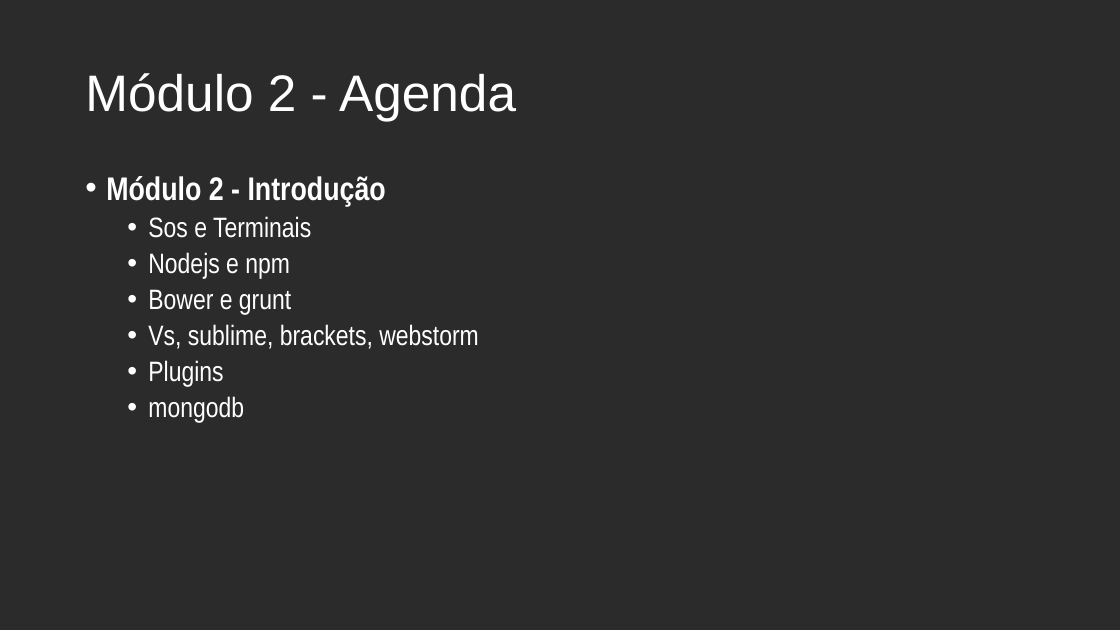
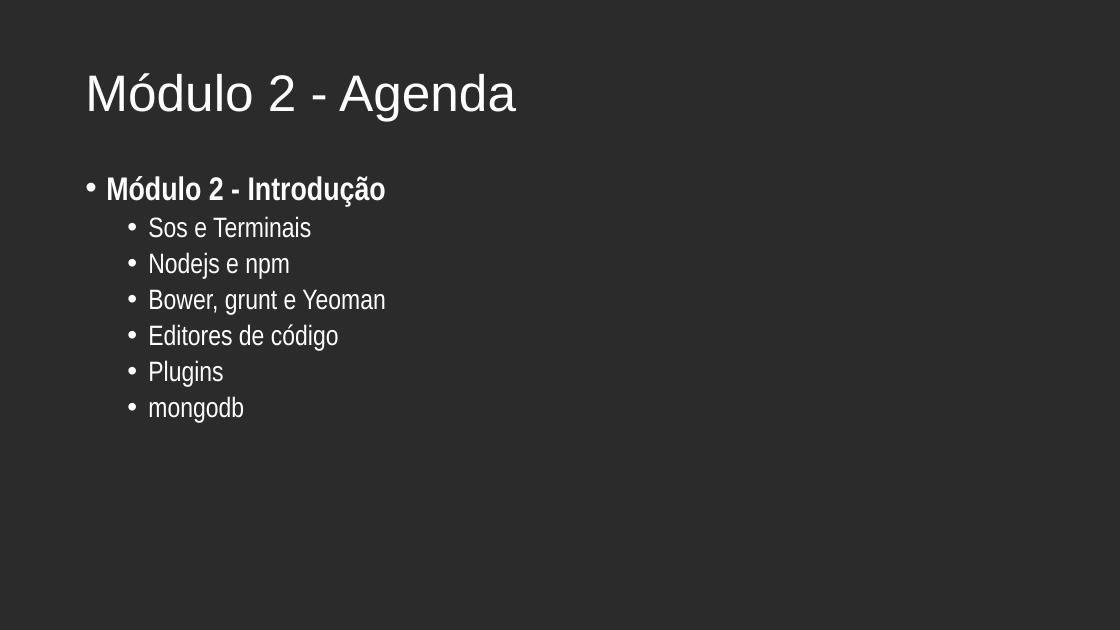
Before and after one commit to andrebaltieri/5485, a slide deck: slide 2 of ppts/Modulo 2/5485 - M02A01.pptx. Drawn at 1120x630 pixels with LibreOffice and Linux fonts; fonts in the diff are those of the drawing; background and template pictures are left out; a plain dark background stands for a picture behind light text. Boxes give left, top, right and bottom in pixels: in the first picture for what was removed or moved away, otherwise in the second. Text is boxed around its words. In the diff, an @@ line names an element or a change of style, - is before the commit and + after.

```diff
--- a/ppts/Modulo 2/5485 - M02A01.pptx
+++ b/ppts/Modulo 2/5485 - M02A01.pptx
@@ text at (x1=148, y1=289, x2=385, y2=351): text changed @@
-  • Bower e grunt
-  • Vs, sublime, brackets, webstorm
+  • Bower, grunt e Yeoman
+  • Editores de código
```
Also in this commit, not shown: 2 other slides changed, 16 slides added, 3 slides removed, 4 other files.
